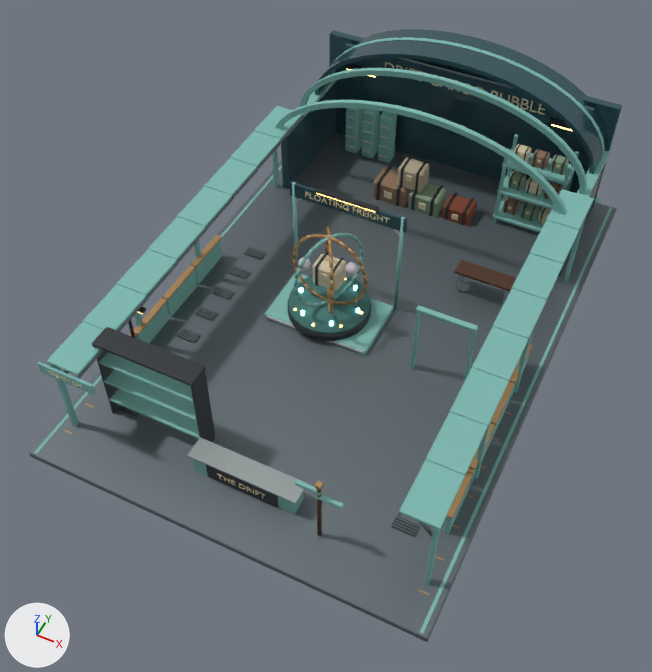
The glTF model assets/storefronts/jovexa-depot.glb: old version first, new version second.
Both versions are drawn from a 50 mm lens placed at (11.1, -15.5, 29.5), pointed at (-0.3, 7.2, 1.2). Every picture has the same lights, and +X, +Y and +Z are marked at lower left. The first picture is the older version. Vertices at exactly the same position are counted once.

The scene before the commit, as lines of its bpy script (objects in view):
```python
me_drift_cargo_bubble_001 = bpy.data.meshes.new('DRIFT CARGO BUBBLE.001')
me_drift_cargo_bubble_001.from_pydata(...)  # 15712 vertices, 30280 faces; spans x -8.4..8.4, y -2.6..22.7, z -0.5..7.3
me_drift_cargo_bubble_001.materials.append(mat_sign_ink_cream)  # beige #e4d8b2
me_drift_cargo_bubble_001.materials.append(mat_aqua)
me_drift_cargo_bubble_001.materials.append(mat_dark)
me_drift_cargo_bubble_001.materials.append(mat_glass)  # dark cyan #375d68
me_drift_cargo_bubble_001.materials.append(mat_iron)
me_drift_cargo_bubble_001.materials.append(mat_light)  # orange #ffcb79, glowing orange #ffcb79
me_drift_cargo_bubble_001.materials.append(mat_tan)
me_drift_cargo_bubble_001.materials.append(mat_cream)
me_drift_cargo_bubble_001.materials.append(mat_sage)
me_drift_cargo_bubble_001.materials.append(mat_bone)
me_drift_cargo_bubble_001.materials.append(mat_rust)
me_drift_cargo_bubble_001.materials.append(mat_pearl)
me_drift_cargo_bubble_001.materials.append(mat_edge)
me_drift_cargo_bubble_001.materials.append(mat_brass)
me_drift_cargo_bubble_001.materials.append(mat_steel)
me_drift_cargo_bubble_001.materials.append(mat_coal)
me_drift_cargo_bubble_001.materials.append(mat_wood)
me_drift_cargo_bubble_001.materials.append(mat_teal)
me_drift_cargo_bubble_001.materials.append(mat_cyan)  # cyan #9ceef2, glowing cyan #a5fbff
ob_jovexa_depot = bpy.data.objects.new('jovexa-depot', me_drift_cargo_bubble_001)
ob_jovexa_depot.location = (0.0, 0.0, 0.0)
```
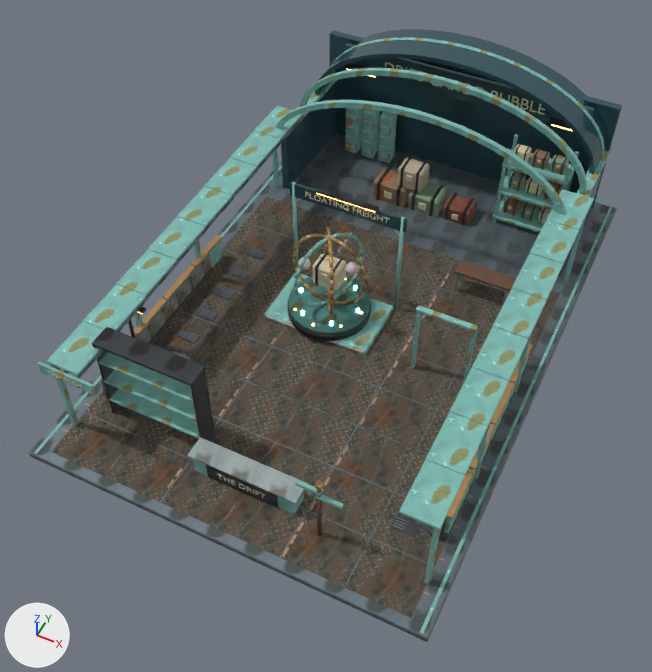
What differs and where, as boxes [x1, y1, x2, y2] in the pictures (652 x 672 px):
part 1 of me_drift_cargo_bubble_001, built on
    after: [51, 197, 560, 618]
part 2 of me_drift_cargo_bubble_001, surface changed
    both: [29, 35, 616, 635]

The edits, one by one:
Picture 'workdeck' (img_workdeck) is new.
Picture 'Port plate relief' (img_port_plate_relief) is new.
Picture 'Port plate roughness' (img_port_plate_roughness) is new.
Picture 'workskin' (img_workskin) is new.
Picture 'safety' (img_safety) is new.
Material 'Workdeck' (mat_workdeck) is new.
Uses the picture img_port_plate_relief.
Uses the picture img_port_plate_roughness.
Uses the picture img_workdeck.
Material 'Workskin' (mat_workskin) is new.
Uses the picture img_port_paint2_relief.
Uses the picture img_port_paint2_roughness.
Uses the picture img_workskin.
Material 'Safety' (mat_safety) is new.
Uses the picture img_port_paint2_relief.
Uses the picture img_port_paint2_roughness.
Uses the picture img_safety.
me_drift_cargo_bubble_001 is used by ob_jovexa_depot; location (0.0, 0.0, 0.0).
me_drift_cargo_bubble_001 had 15712 vertices, 30280 faces and spanned x -8.4..8.4, y -2.6..22.7, z -0.5..7.3.
me_drift_cargo_bubble_001 now has 20704 vertices, 39448 faces and spans x -8.4..8.4, y -2.6..22.7, z -0.5..7.3.
me_drift_cargo_bubble_001 part 1: 2 vertices moved within x 7.5, y 1.9, z 0.0; 4512 vertices added at x -7.7..7.7, y -2.2..15.2, z 0.0..1.1.
me_drift_cargo_bubble_001 part 2: 22208 kept faces spanning x -8.4..8.4, y -2.6..22.7, z -0.5..7.3 get new texture (UV) coordinates.
Other edits to the shape of me_drift_cargo_bubble_001 do not show in these pictures.
me_drift_cargo_bubble_001 gains material mat_workdeck.
me_drift_cargo_bubble_001 gains material mat_safety.
me_drift_cargo_bubble_001 gains material mat_workskin.
